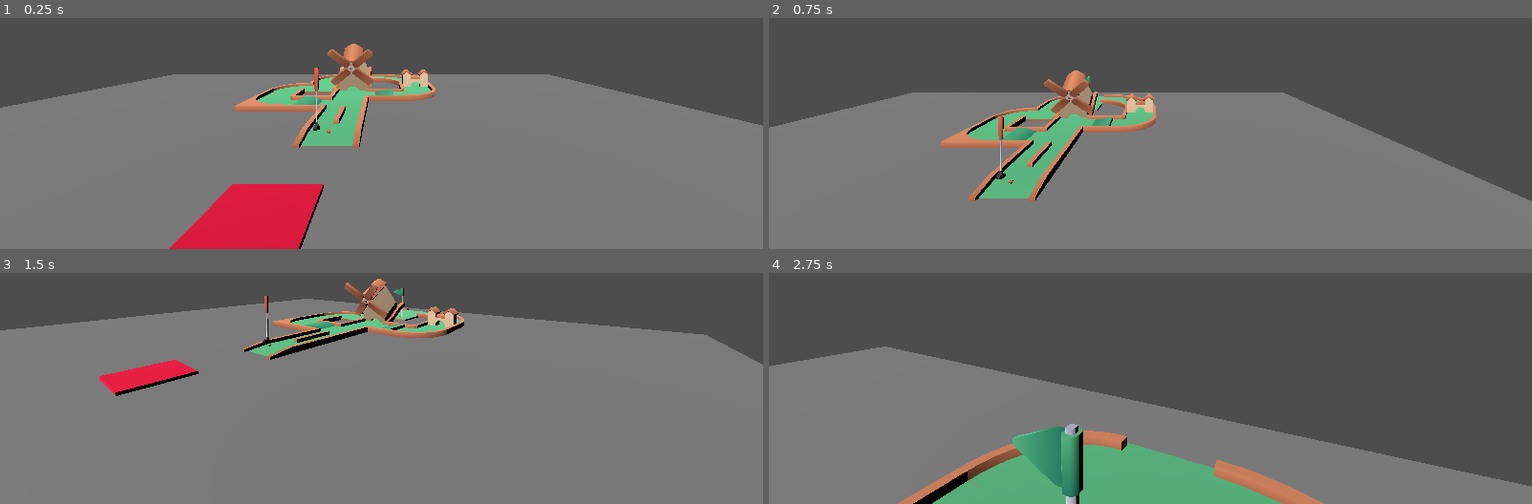
Above: before the commit, frames 1-4 (two rows, left to right).
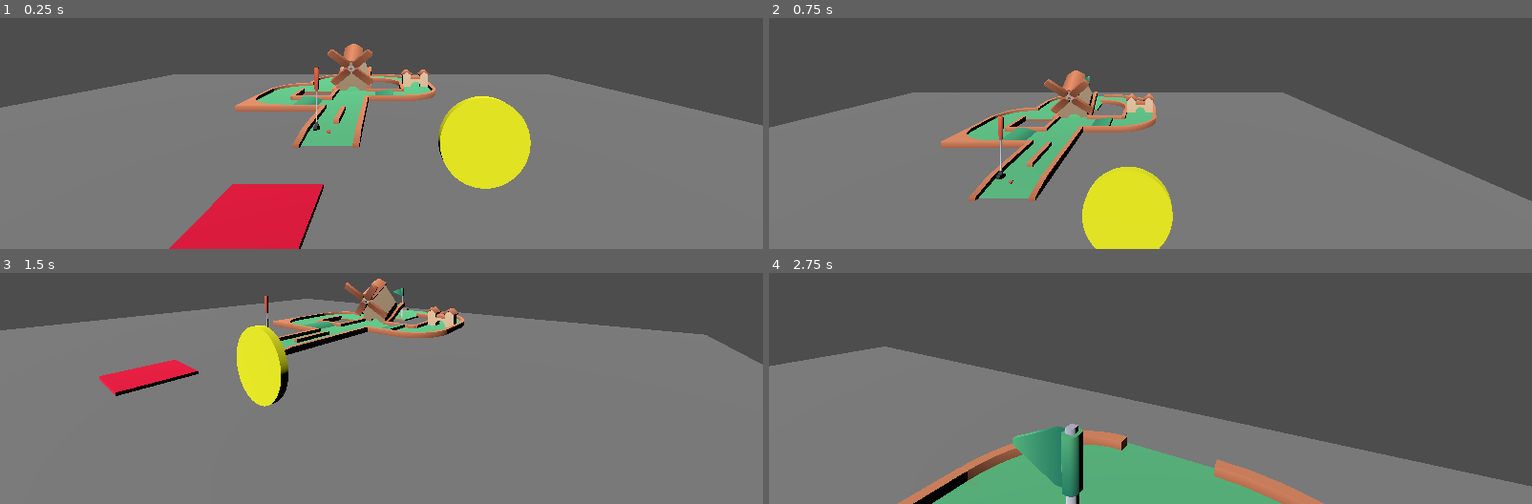
Above: after the commit, the same moments.

Repository: typical-u/Games-4900
Game: Godot game, scene res://Scenes/MainScene.tscn
Two runs of this game, one before a commit and one after it. Both use one fixed random seed, a clock stepped at 60 frames per second and the inputs below.
Inputs (mouse positions are in pixels of both pictures, inside the frame that each line leads up to):
- Up to frame 1 (0.25 s): no input
- Up to frame 2 (0.75 s): tap Enter (ui_accept) at 0.5 s; move the mouse to (outside the picture) at 0.52 s; hold Right (ui_right) from 0.53 s (still down); click (outside the picture) at 0.67 s
- Up to frame 3 (1.5 s): tap Enter (ui_accept) at 0.77 s; move the mouse to (343, 291) at 1.27 s; release Right (ui_right) at 1.28 s; hold Up (ui_up) from 1.28 s (still down)
- Up to frame 4 (2.75 s): keep holding Up (ui_up); tap Enter (ui_accept) at 1.52 s; move the mouse to (1165, 282) at 2.02 s

The runs differ from the first frame. In frame 1, 3.8% of the frame differs, in the area x 57-70%, y 33-74%; in frame 2, 3.5%; in frame 3, 1.9%; in frame 4, nothing differs.

Commit message:
Added Godot Coin

Diff:
--- /dev/null
+++ b/Godot/Scenes/Coin.tscn
@@ -0,0 +1,25 @@
+[gd_scene format=3 uid="uid://dsm6u2osbobkr"]
+
+[ext_resource type="Script" uid="uid://c7aiyq1j3kwgi" path="res://Scripts/Coin.gd" id="1_qrc3l"]
+
+[sub_resource type="StandardMaterial3D" id="StandardMaterial3D_qrc3l"]
+albedo_color = Color(0.99215686, 1, 0.105882354, 1)
+
+[sub_resource type="CylinderMesh" id="CylinderMesh_qrc3l"]
+material = SubResource("StandardMaterial3D_qrc3l")
+
+[sub_resource type="CylinderShape3D" id="CylinderShape3D_8a2u1"]
+height = 0.1
+
+[node name="Coin" type="Node3D" unique_id=824224477]
+
+[node name="MeshInstance3D" type="MeshInstance3D" parent="." unique_id=2117704532]
+transform = Transform3D(1, 0, 0, 0, -2.1855695e-09, -1, 0, 0.05, -4.371139e-08, 0, 0, 0)
+mesh = SubResource("CylinderMesh_qrc3l")
+
+[node name="Area3D" type="Area3D" parent="." unique_id=1295882855]
+script = ExtResource("1_qrc3l")
+
+[node name="CollisionShape3D" type="CollisionShape3D" parent="Area3D" unique_id=1115798697]
+transform = Transform3D(1.0526973, 0, 0, 0, -4.601486e-08, -1.0526973, 0, 1.0526973, -4.601486e-08, 0, 0, 0)
+shape = SubResource("CylinderShape3D_8a2u1")
--- a/Godot/Scenes/MainScene.tscn
+++ b/Godot/Scenes/MainScene.tscn
@@ -3,6 +3,7 @@
 [ext_resource type="PackedScene" uid="uid://ceh6lgjec5due" path="res://Scenes/GolfCourseHard.tscn" id="1_hpc76"]
 [ext_resource type="PackedScene" uid="uid://bs72ogkvdd7d6" path="res://Controller/proto_controller.tscn" id="2_tr2i4"]
 [ext_resource type="PackedScene" uid="uid://cvfoyrgoythjt" path="res://Scenes/PressurePlate.tscn" id="3_nhkr4"]
+[ext_resource type="PackedScene" uid="uid://dsm6u2osbobkr" path="res://Scenes/Coin.tscn" id="4_7rqgy"]
 
 [sub_resource type="BoxShape3D" id="BoxShape3D_hpc76"]
 size = Vector3(16, 1, 16)
@@ -33,3 +34,6 @@
 
 [node name="PressurePlate" parent="." unique_id=380058608 instance=ExtResource("3_nhkr4")]
 transform = Transform3D(1, 0, 0, 0, 1, 0, 0, 0, 1, -0.26831436, 0.5142184, 1.5081345)
+
+[node name="Coin" parent="." unique_id=824224477 instance=ExtResource("4_7rqgy")]
+transform = Transform3D(1, 0, 0, 0, 1, 0, 0, 0, 1, 2.017695, 1, 0.968766)
--- /dev/null
+++ b/Godot/Scripts/Coin.gd
@@ -0,0 +1,10 @@
+extends Area3D
+
+func _ready():
+	body_entered.connect(_on_body_entered)
+
+func _on_body_entered(body: Node):
+	if not body.is_in_group("Player"):
+		return
+
+	print("You Touched The Coin!")
Not shown, added: Godot/Scripts/Coin.gd.uid
